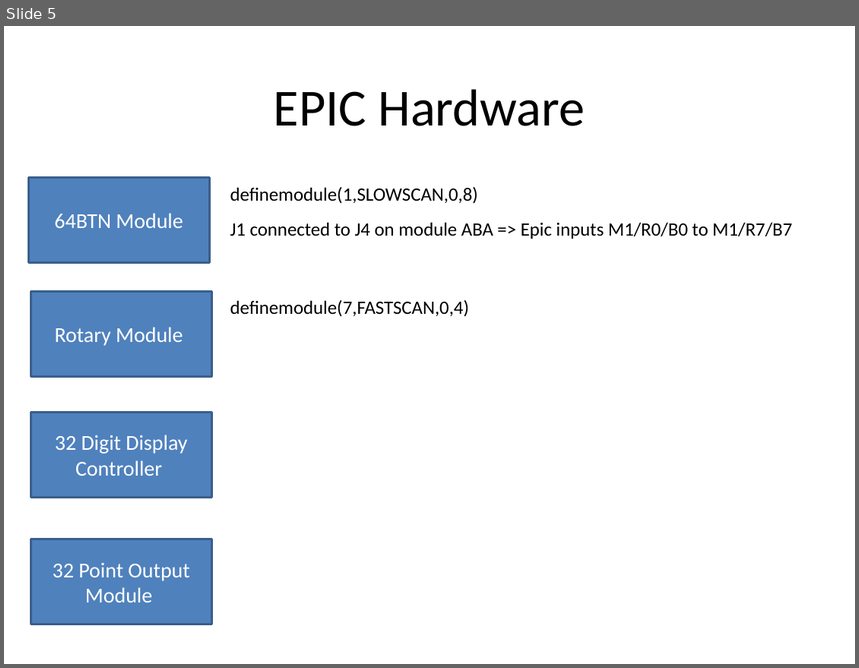
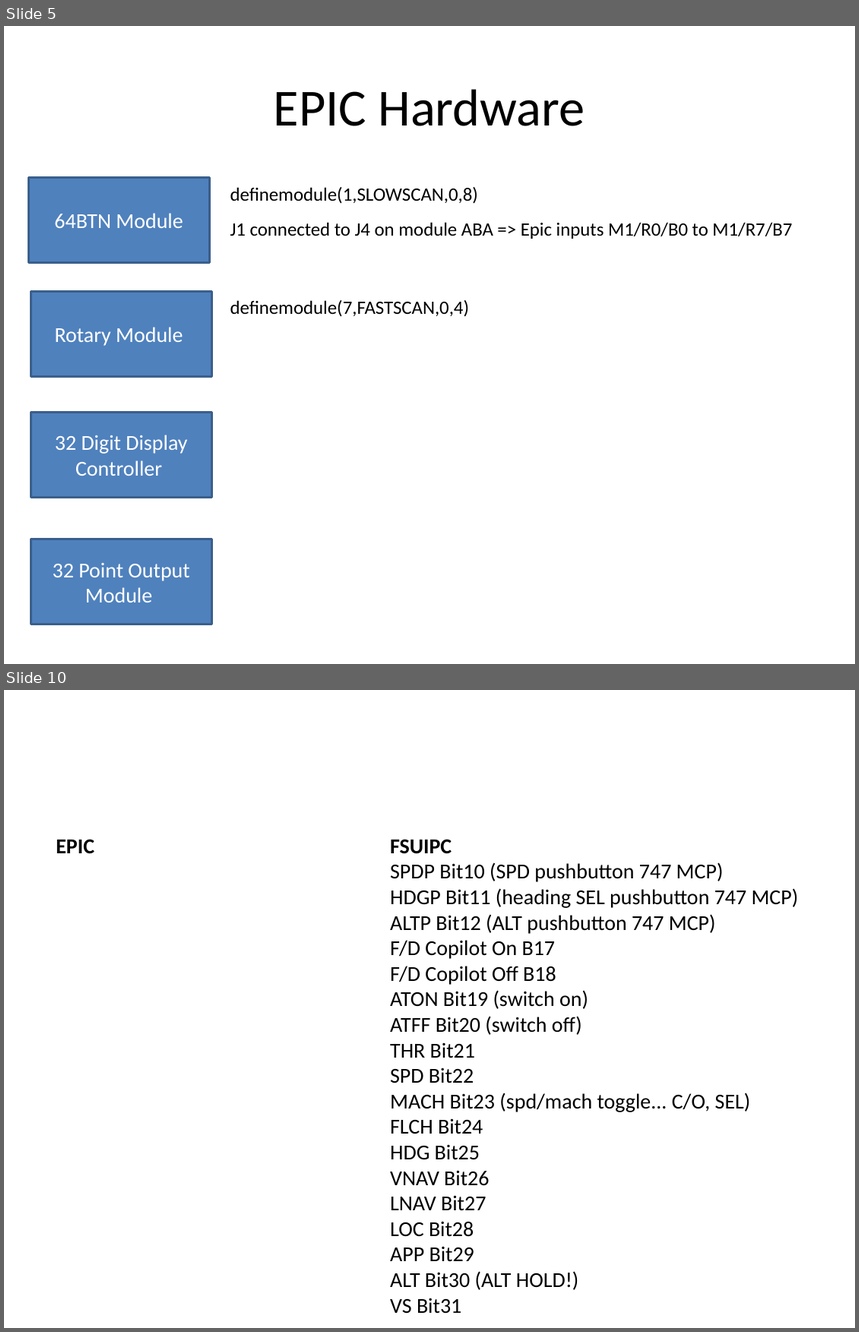
Before and after one commit to kockie69/747-400, a slide deck: 747-400 EPIC.pptx. Shown one above the other, each under a label of ours: slide 5 before the commit, slides 5 and 10 after it; the slides between them are not shown. The pictures are 859x668 and 859x1332 pixels, drawn with LibreOffice and Linux fonts; fonts in the diff are those of the drawing. Boxes give left, top, right and bottom in pixels: in the first picture for what was removed or moved away, otherwise in the second. Text is boxed around its words. In the diff, an @@ line names an element or a change of style, - is before the commit and + after.

```diff
--- a/747-400 EPIC.pptx
+++ b/747-400 EPIC.pptx
@@ slide 10 added at bbox=[4, 690, 855, 1328], background #FFFFFF @@
@@ text added at bbox=[56, 839, 94, 853], 18 pt, text #000000, bold @@
+EPIC
@@ text added at bbox=[390, 839, 799, 1314], 18 pt, text #000000 @@
+FSUIPC
+SPDP Bit10 (SPD pushbutton 747 MCP)
+HDGP Bit11 (heading SEL pushbutton 747 MCP)
+ALTP Bit12 (ALT pushbutton 747 MCP)
+F/D Copilot On B17
+F/D Copilot Off B18
+ATON Bit19 (switch on)
+ATFF Bit20 (switch off)
+THR Bit21
+SPD Bit22
+MACH Bit23 (spd/mach toggle... C/O, SEL)
+FLCH Bit24
+HDG Bit25
+VNAV Bit26
+LNAV Bit27
+LOC Bit28
+APP Bit29
+ALT Bit30 (ALT HOLD!)
+VS Bit31
```
Also in this commit, not shown: 1 slide changed, 3 other slides added, 5 other files.
